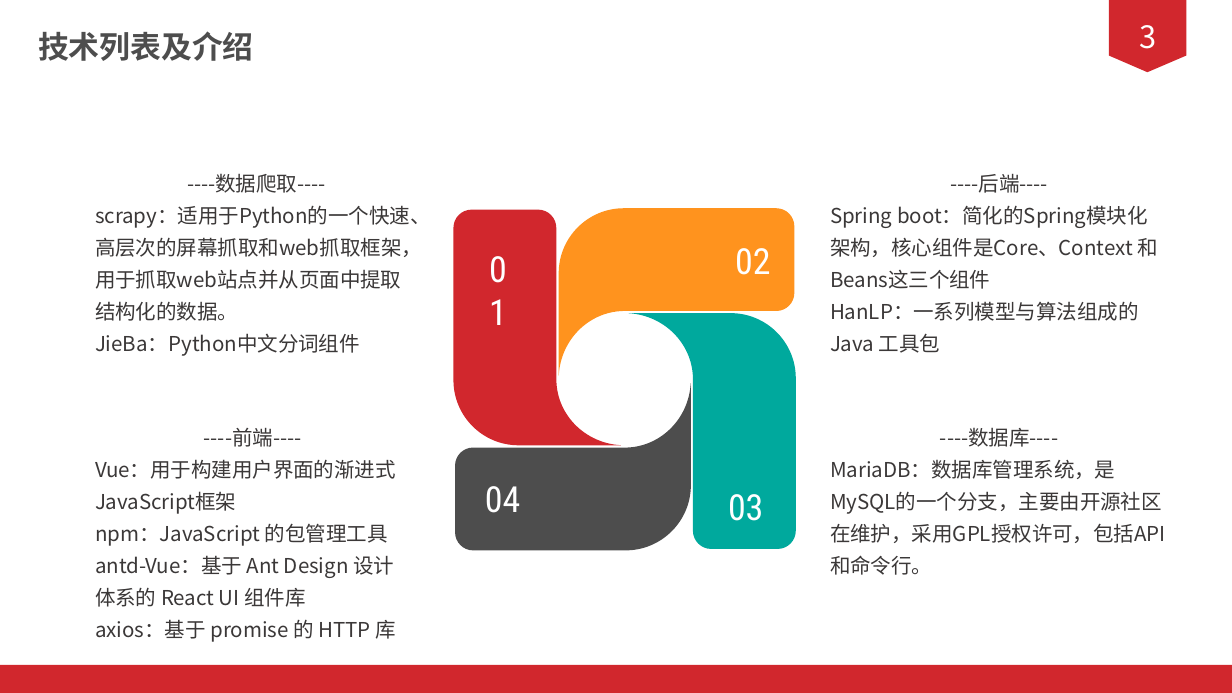
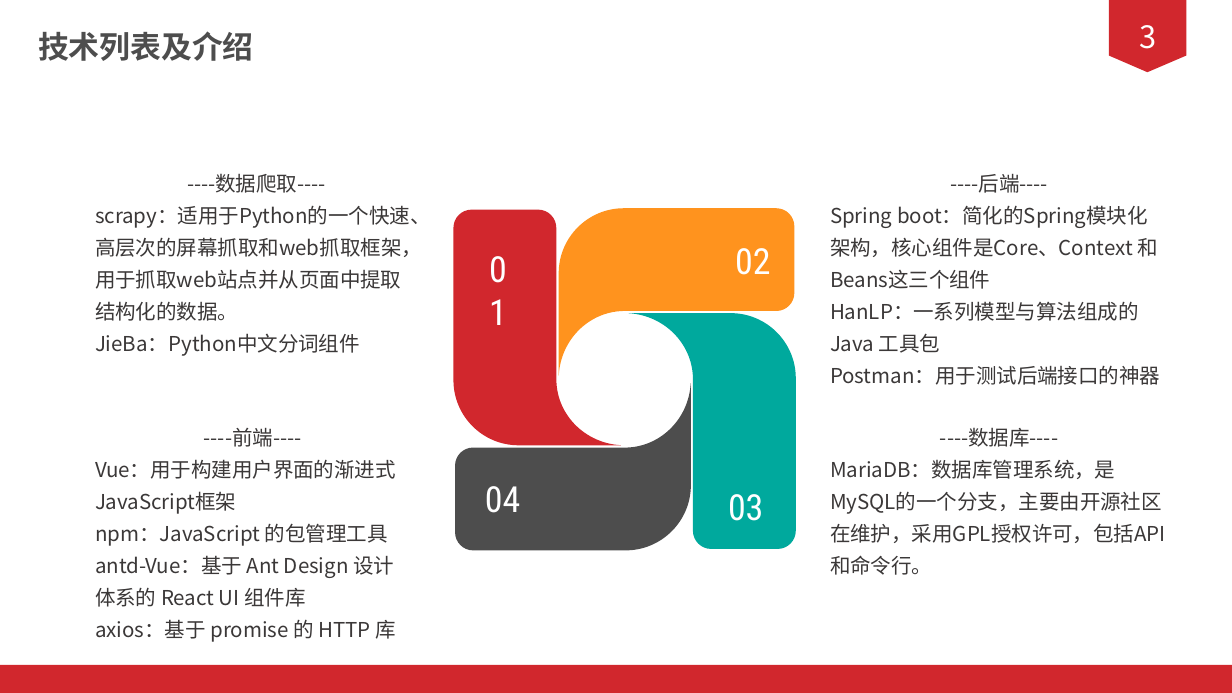
Before and after one commit to 1AKO1/2020shixun, a slide deck: slide 9 of doc/PPT/答辩ppt.pptx. Drawn at 1232x693 pixels with LibreOffice and Linux fonts; fonts in the diff are those of the drawing. Boxes give left, top, right and bottom in pixels: in the first picture for what was removed or moved away, otherwise in the second. Text is boxed around its words. In the diff, an @@ line names an element or a change of style, - is before the commit and + after.

```diff
--- a/doc/PPT/答辩ppt.pptx
+++ b/doc/PPT/答辩ppt.pptx
@@ text at box(830, 365, 1160, 385): paragraph added @@
+Postman：用于测试后端接口的神器
```
Also in this commit, not shown: 5 other slides changed.
